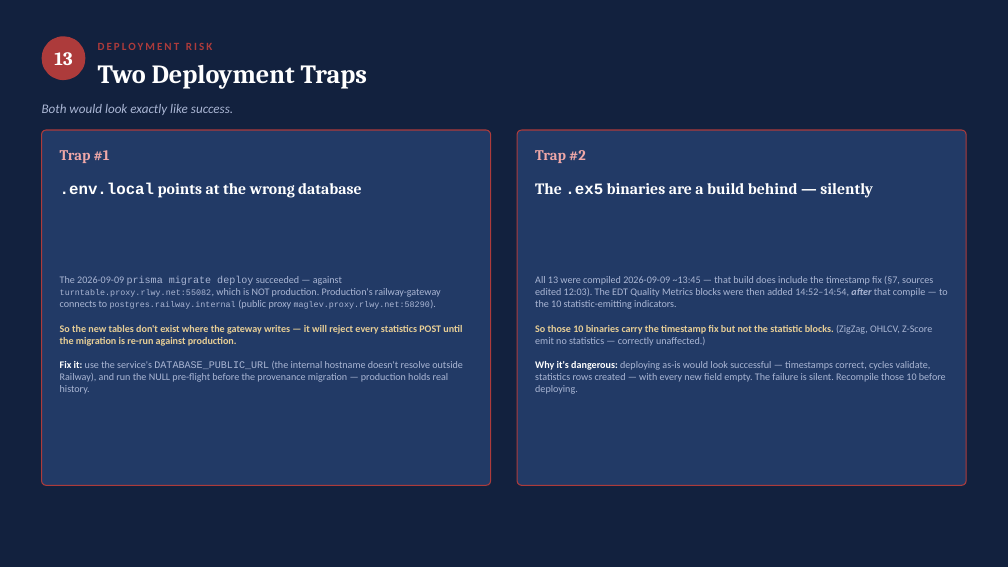
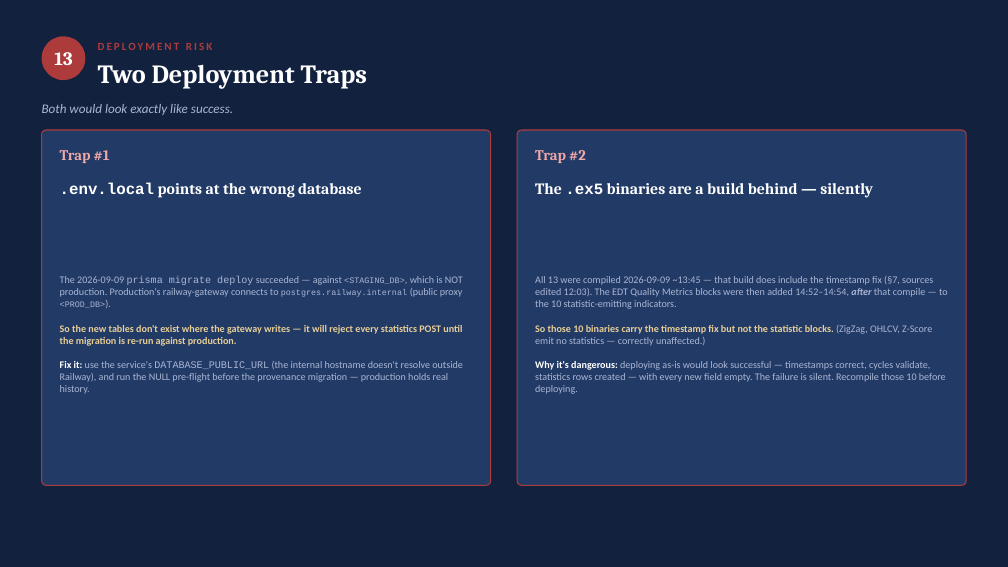
Before and after one commit to ripper7375/trading-alerts-saas-public, a slide deck: slide 14 of backend-stack-c/1_EA-and-backfill-worker-on-contabo-vps/v2_29_data_pipeline_architecture/V2.29-Data-Pipeline-Architecture-Summary.pptx. Drawn at 1008x567 pixels with LibreOffice and Linux fonts; fonts in the diff are those of the drawing. Boxes give left, top, right and bottom in pixels: in the first picture for what was removed or moved away, otherwise in the second. Text is boxed around its words. In the diff, an @@ line names an element or a change of style, - is before the commit and + after.

```diff
--- a/backend-stack-c/1_EA-and-backfill-worker-on-contabo-vps/v2_29_data_pipeline_architecture/V2.29-Data-Pipeline-Architecture-Summary.pptx
+++ b/backend-stack-c/1_EA-and-backfill-worker-on-contabo-vps/v2_29_data_pipeline_architecture/V2.29-Data-Pipeline-Architecture-Summary.pptx
@@ text at bbox=[60, 276, 463, 394]: text changed @@
-The 2026-09-09 prisma migrate deploy succeeded — against turntable.proxy.rlwy.net:55082, which is NOT production. Production's railway-gateway connects to postgres.railway.internal (public proxy maglev.proxy.rlwy.net:58290).
-So the new tables don't exist where the gateway writes — it will reject every statistics POST until the migration is re-run against production.
-Fix it: use the service's DATABASE_PUBLIC_URL (the internal hostname doesn't resolve outside Railway), and run the NULL pre-flight before the provenance migration — production holds real history.
+The 2026-09-09 prisma migrate deploy succeeded — against <STAGING_DB>, which is NOT production. Production's railway-gateway connects to postgres.railway.internal (public proxy <PROD_DB>).
+So the new tables don't exist where the gateway writes — it will reject every statistics POST until the migration is re-run against production.
+Fix it: use the service's DATABASE_PUBLIC_URL (the internal hostname doesn't resolve outside Railway), and run the NULL pre-flight before the provenance migration — production holds real history.
```
Also in this commit, not shown: 58 other files.
